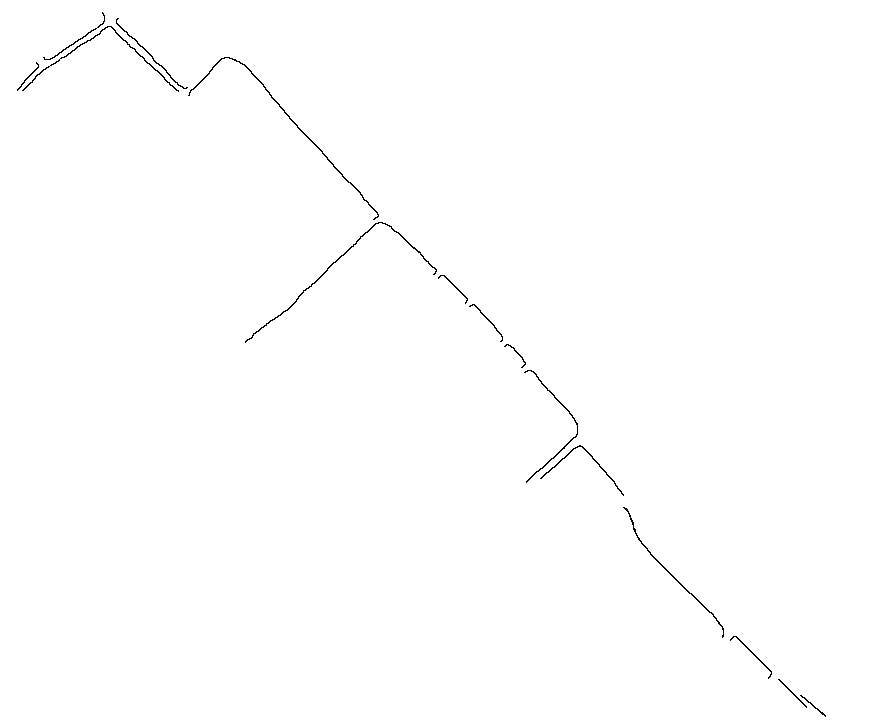
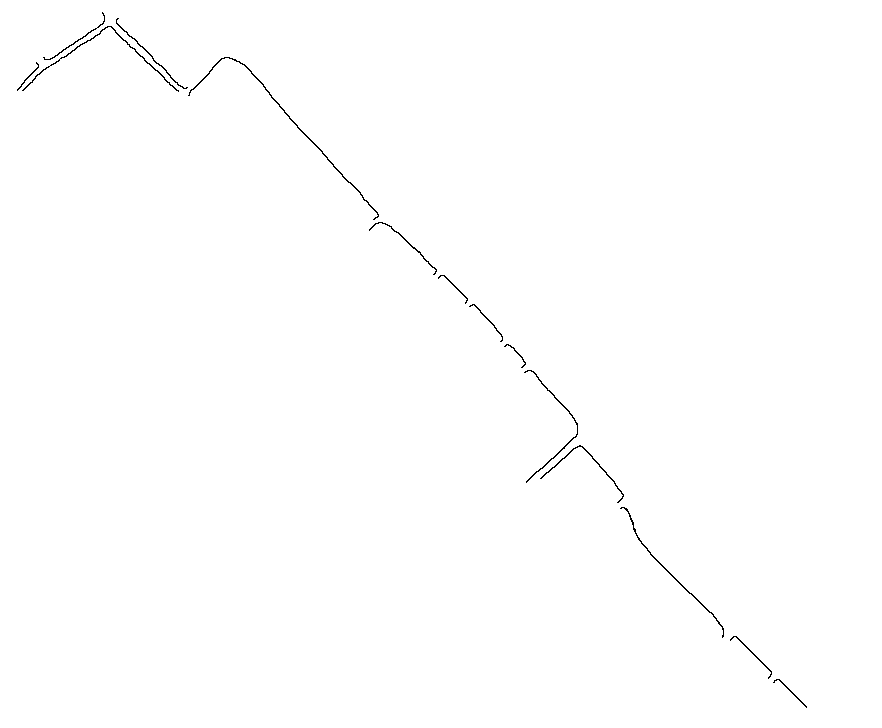
Layered file, before and after one edit (882 × 728). Changes by layer:
painted on "Label" over (x1=245, y1=230, x2=826, y2=717)
